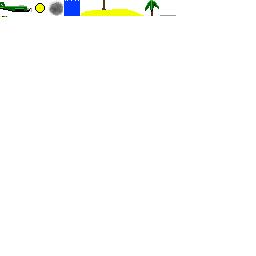
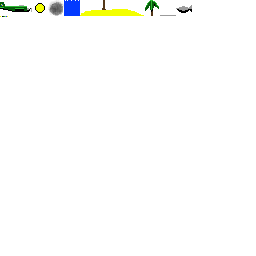
Two versions of the same layered image (256x256). Layer-by-layer changes:
painted on "tiles.png" over [176, 5, 192, 13]
